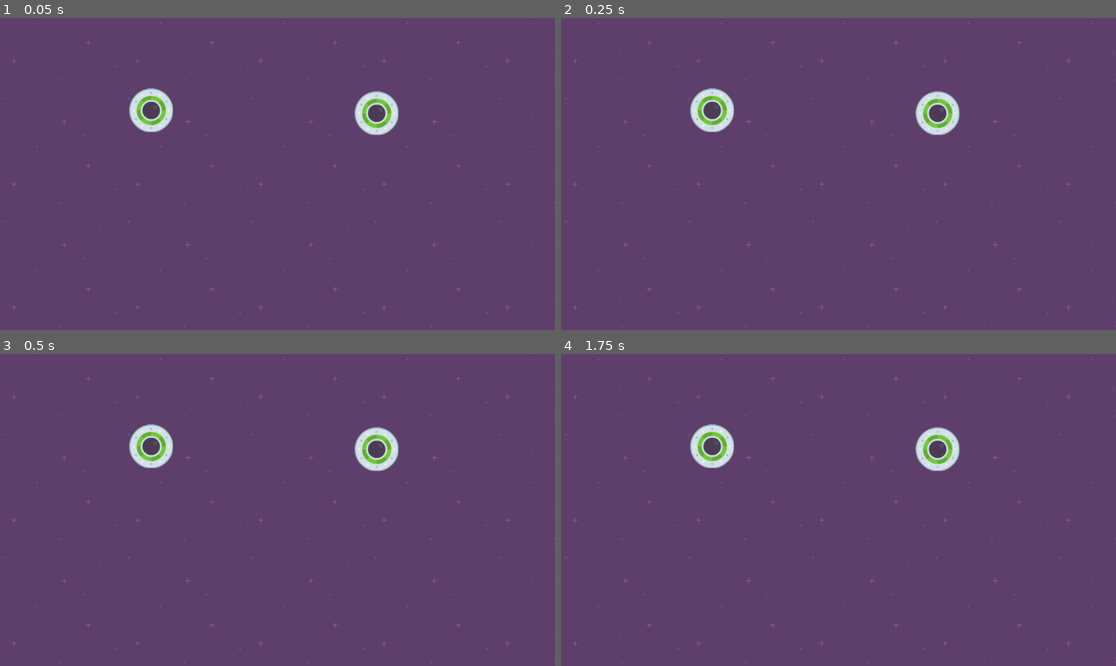
Above: before the commit, frames 1-4 (two rows, left to right).
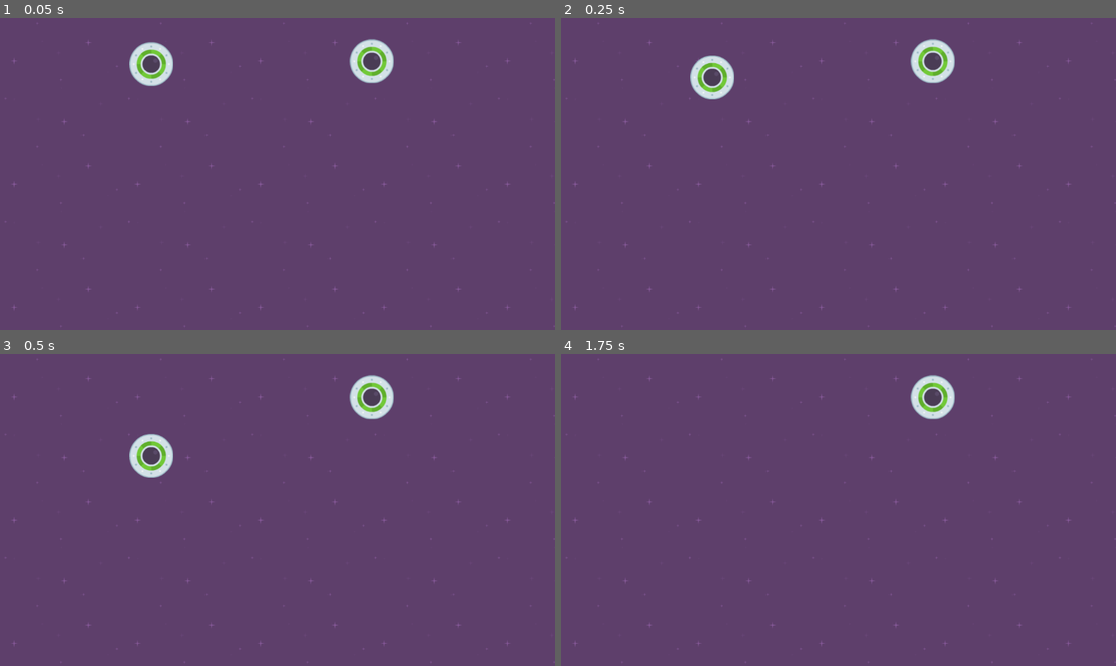
Above: after the commit, the same moments.

Repository: BurkusCat/godot_2d_course_projects
Game: Godot game, scene res://level_1.tscn
Same seed, same stepped clock (60 frames per second), same inputs: the game is played once before the commit and once after it.
Inputs:
- Up to frame 1 (0.05 s): no input
- Up to frame 2 (0.25 s): no input
- Up to frame 3 (0.5 s): no input
- Up to frame 4 (1.75 s): no input

The runs differ from the first frame. In frame 1, 3.1% of the frame differs, in the area x 23-72%, y 6-38%; in frame 2, 2.9%; in frame 3, 2.5%; in frame 4, 2.3%.

Commit message:
2.6 Editing Instances

Diff:
--- a/speedy_saucer/level_1.tscn
+++ b/speedy_saucer/level_1.tscn
@@ -12,7 +12,8 @@
 stretch_mode = 1
 
 [node name="Player" parent="." instance=ExtResource("2_xmlws")]
-position = Vector2(314, 192)
+position = Vector2(772, 90)
 
 [node name="Player2" parent="." instance=ExtResource("2_xmlws")]
-position = Vector2(782, 198)
+position = Vector2(314, 95)
+gravity_scale = 1.0
